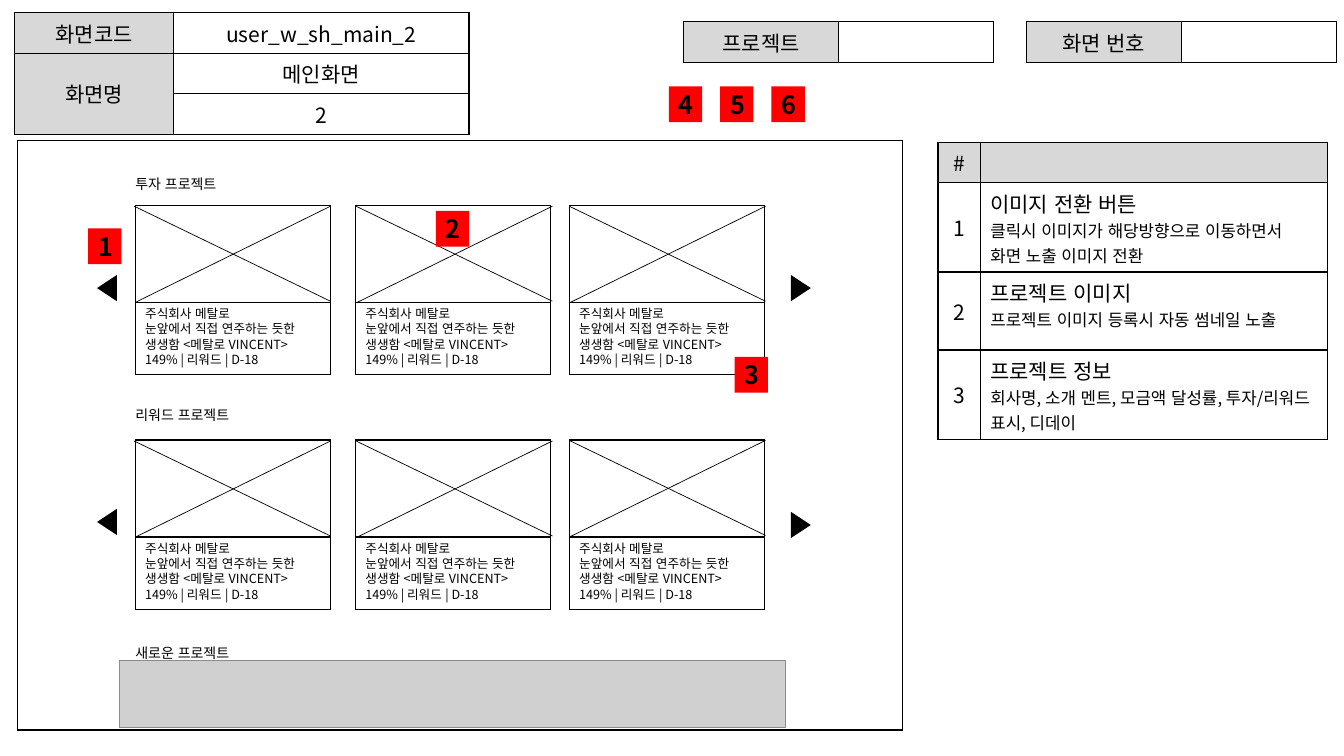
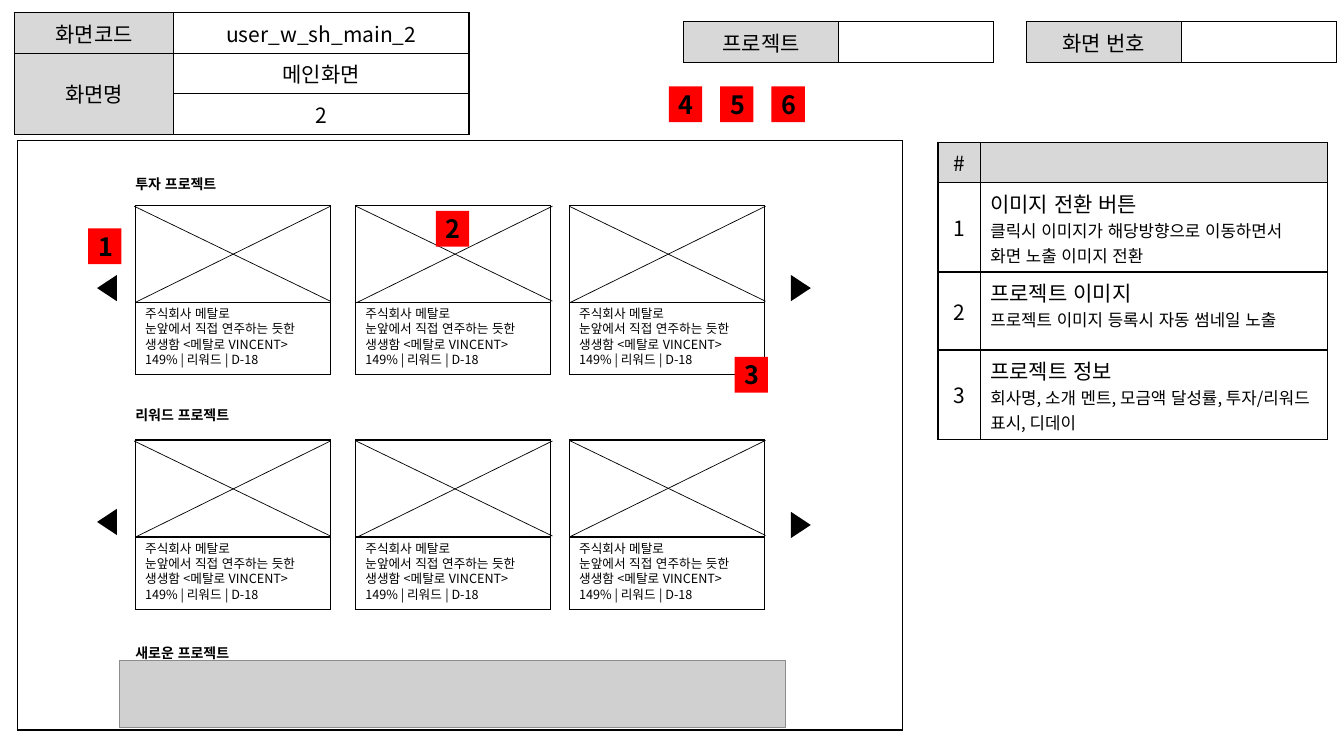
Before and after one commit to ezenteam2/EzenCrowdFunding, a slide deck: slide 7 of project03 화면설계서/project03 - 화면 설계서 - 서희.pptx. Drawn at 1344x756 pixels with LibreOffice and Linux fonts; fonts in the diff are those of the drawing; grey boxes stand for pictures. Boxes give left, top, right and bottom in pixels: in the first picture for what was removed or moved away, otherwise in the second. Text is boxed around its words. In the diff, an @@ line names an element or a change of style, - is before the commit and + after.

```diff
--- a/project03 화면설계서/project03 - 화면 설계서 - 서희.pptx
+++ b/project03 화면설계서/project03 - 화면 설계서 - 서희.pptx
@@ bold on in 3 elements at <box>135,177,216,191</box>, <box>135,408,229,422</box>, <box>135,644,229,661</box> @@
```
Also in this commit, not shown: 2 other slides changed.
